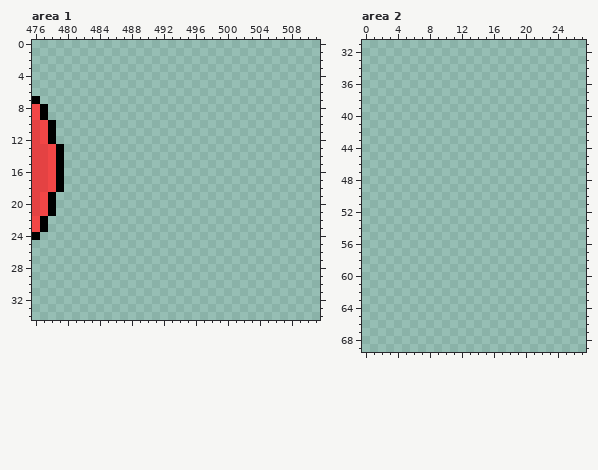
Pixel-art file -- ArtAndShit/Instruments and animals.aseprite. This is how it looked before the edit.
512x256 pixels, 1 frame. Colours within 5 levels of each other are drawn and written as one. Shown: area 1: x 476..511, y 0..34; area 2: x 0..27, y 31..69.
New version:
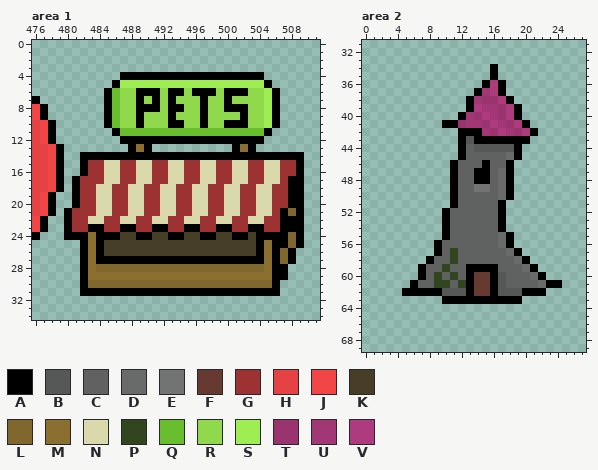
Palette (. is transparent): A #000000  B #565757  C #606161  D #696a6a  E #727373  F #663931  G #9d3232  H #e44243  J #f24646  K #473e27  L #80672d  M #8a6f30  N #d9d9ac  P #31451e  Q #68be2d  R #90d94c  S #9eed53  T #99346f  U #a13774  V #ad3b7e
Changes in this commit:
Area 1:
y 4: x 487..504 .................. -> AAAAAAAAAAAAAAAAAA
y 5: x 486..505 .................... -> ASSSSSSSSSSSSSSSSSSA
y 6: x 485..506 ...................... -> AQRRAAARAARAAARAAARRSA
y 7: x 485..506 ...................... -> AQRRARARARRRARRARRRRSA
y 8: x 485..506 ...................... -> AQRRAAARAARRARRAAARRSA
y 9: x 485..506 ...................... -> AQRRARRRARRRARRRRARRSA
y 10: x 485..506 ...................... -> AQRRARRRAARRARRAAARRSA
y 11: x 486..505 .................... -> AQQQQQQQQQQQQQQQQQQA
y 12: x 487..504 .................. -> AAAAAAAAAAAAAAAAAA
y 13: x 488..490 ... -> AMA; x 501..503 ... -> AMA
y 14: x 482..509 ............................ -> AAAAAAAAAAAAAAAAAAAAAAAAAAAA
y 15..16: x 482..509 ............................ -> AGGNNGGNNGGNNGGNNGGNNGGNNGGA
y 17: x 481..509 ............................. -> AGGGNNGGNNGGNNGGNNGGNNGGNNGAA
y 18..20: x 481..509 ............................. -> AGGNNGGNNGGNNGGNNGGNNGGNNGGAA
y 21: x 480..509 .............................. -> AGGGNNGGNNGGNNGGNNGGNNGGNNGALA
y 22: x 480..509 .............................. -> AGGNNGGNNGGNNGGNNGGNNGGNNGGAAA
y 23: x 480..509 .............................. -> AGGAAGGAAGGAAGGAAGGAAGGAAGGAAA
y 24: x 480..509 .............................. -> AAAMAAAKKAAKKAAKKAAKKAAKAAAALA
y 25: x 482..509 ............................ -> AMAKKKKKKKKKKKKKKKKKKKAMAALA
y 26: x 482..508 ........................... -> AMAKKKKKKKKKKKKKKKKKKKAMALA
y 27: x 482..508 ........................... -> AMAAAAAAAAAAAAAAAAAAAAAMALA
y 28: x 482..507 .......................... -> AMLLLLLLLLLLLLLLLLLLLLLMAA
y 29: x 482..507 .......................... -> AMMMMMMMMMMMMMMMMMMMMMMMAA
y 30: x 482..506 ......................... -> ALLLLLLLLLLLLLLLLLLLLLLLA
y 31: x 482..506 ......................... -> AAAAAAAAAAAAAAAAAAAAAAAAA
Area 2:
y 34..35: x 16 . -> A
y 36: x 15..17 ... -> AVA
y 37: x 14..17 .... -> AUVA
y 38: x 13..18 ...... -> AUTTVA
y 39: x 13..19 ....... -> AVUUTVA
y 40: x 12..19 ........ -> AUTVUTVA
y 41: x 10..20 ........... -> AATUUTVUTVA
y 42: x 12..21 .......... -> AAAUTVUTVA
y 43: x 12..20 ......... -> ABAAAAAAA
y 44: x 12..19 ........ -> ACBBBBBA
y 45: x 12..19 ........ -> ACCCCCDA
y 46: x 11..18 ........ -> ACCCACCA
y 47..48: x 11..18 ........ -> ACCAACDA
y 49: x 11..18 ........ -> ACCEECDA
y 50: x 11..18 ........ -> ACCCCCDA
y 51: x 11..17 ....... -> ACCCCCA
y 52..54: x 10..17 ........ -> ACCCCCCA
y 55: x 10..18 ......... -> ACCCCCCDA
y 56: x 9..18 .......... -> ACCCCCCCDA
y 57: x 9..19 ........... -> ACPCCCCCCDA
y 58: x 8..20 ............. -> ACCPCCCCCCCDA
y 59: x 7..21 ............... -> ACCPCCAAAACCCDA
y 60: x 7..22 ................ -> ACPCPCAFFABCCCDA
y 61: x 6..24 ................... -> ACCPPCPAFFABCCCCDAA
y 62: x 5..22 .................. -> AAAAABBBAFFABBBAAA
y 63: x 10..19 .......... -> AAAAAAAAAA
Changed places in both pictures, as pixel boxes (x1, y1, x2, y2):
added: (64, 72, 304, 296)
added: (402, 64, 562, 304)
